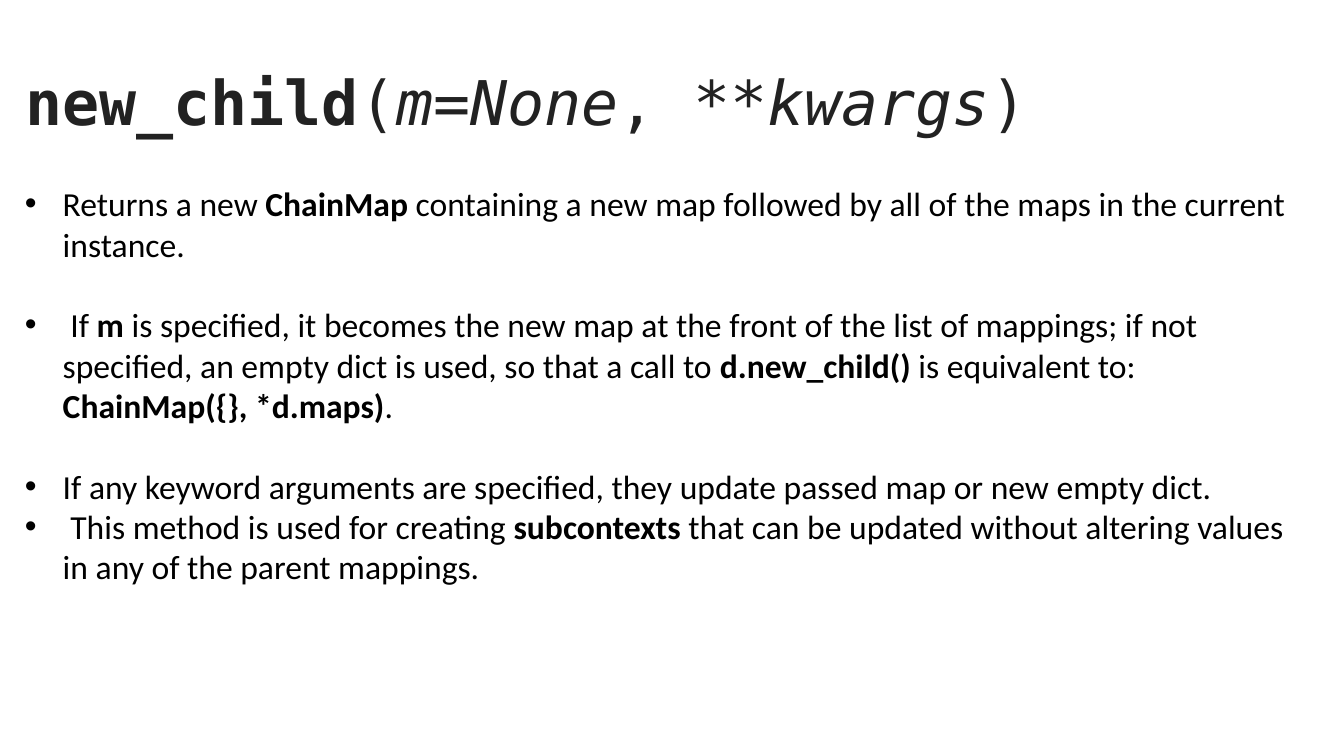
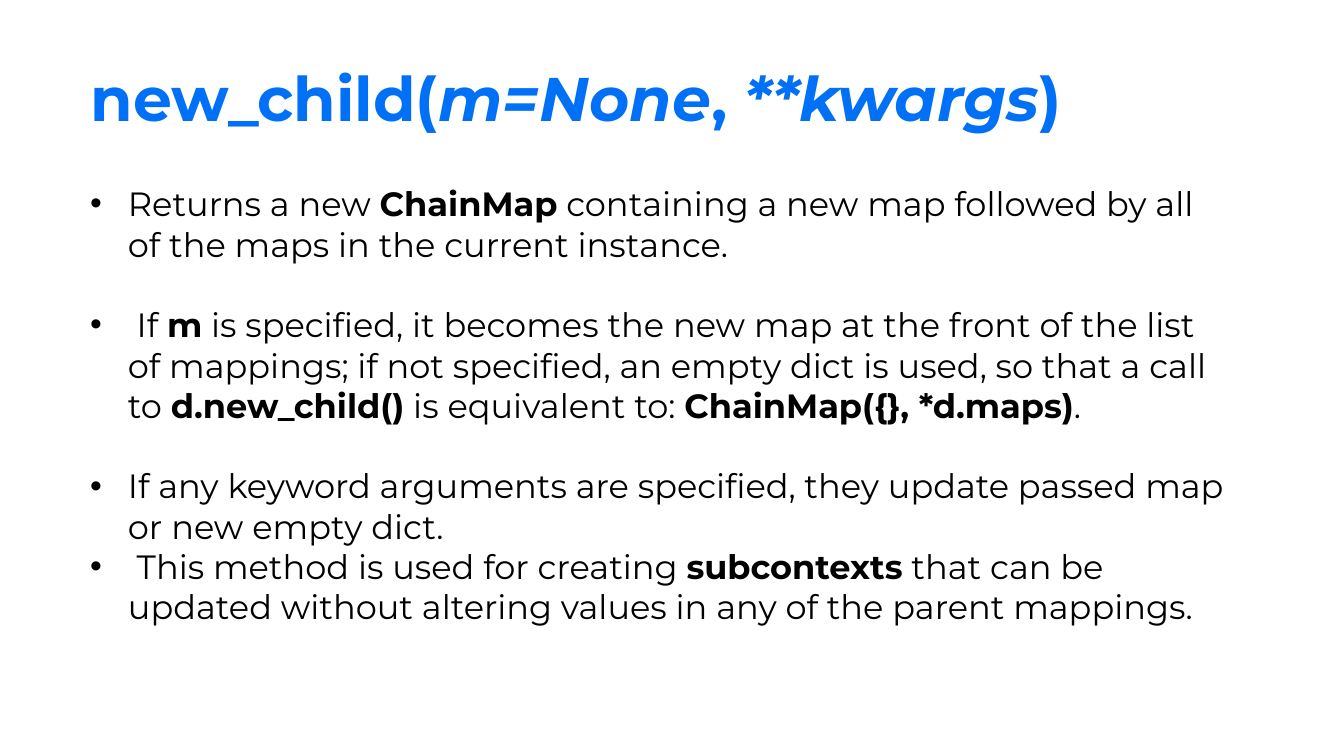
Before and after one commit to Spax04/PythonCourse, a slide deck: slide 5 of adv_new/Module 09 - Collections.pptx. Drawn at 1344x756 pixels with LibreOffice and Linux fonts; fonts in the diff are those of the drawing; background and template pictures are left out. Boxes give left, top, right and bottom in pixels: in the first picture for what was removed or moved away, otherwise in the second. Text is boxed around its words. In the diff, an @@ line names an element or a change of style, - is before the commit and + after.

```diff
--- a/adv_new/Module 09 - Collections.pptx
+++ b/adv_new/Module 09 - Collections.pptx
@@ title "new_child(m=None, **kwargs)": place and size @@
-title "new_child(m=None, **kwargs)" at <box>25,75,1027,138</box>
+title "new_child(m=None, **kwargs)" at <box>90,72,1061,134</box>
@@ title "new_child(m=None, **kwargs)" at <box>90,72,1061,134</box>: font DejaVu Sans Mono to Montserrat, text colour #222222 to #0071F6; bold on in "new_child(m=None, **kwargs)" @@
@@ text "Returns a new ChainMap containing ...": place and size @@
-text "Returns a new ChainMap containing ..." at <box>63,192,1285,585</box>
+text "Returns a new ChainMap containing ..." at <box>128,189,1223,626</box>
@@ text "Returns a new ChainMap containing ..." at <box>128,189,1223,626</box>: font Calibri to Montserrat @@
```
Also in this commit, not shown: 48 other slides changed, 15 other files.
